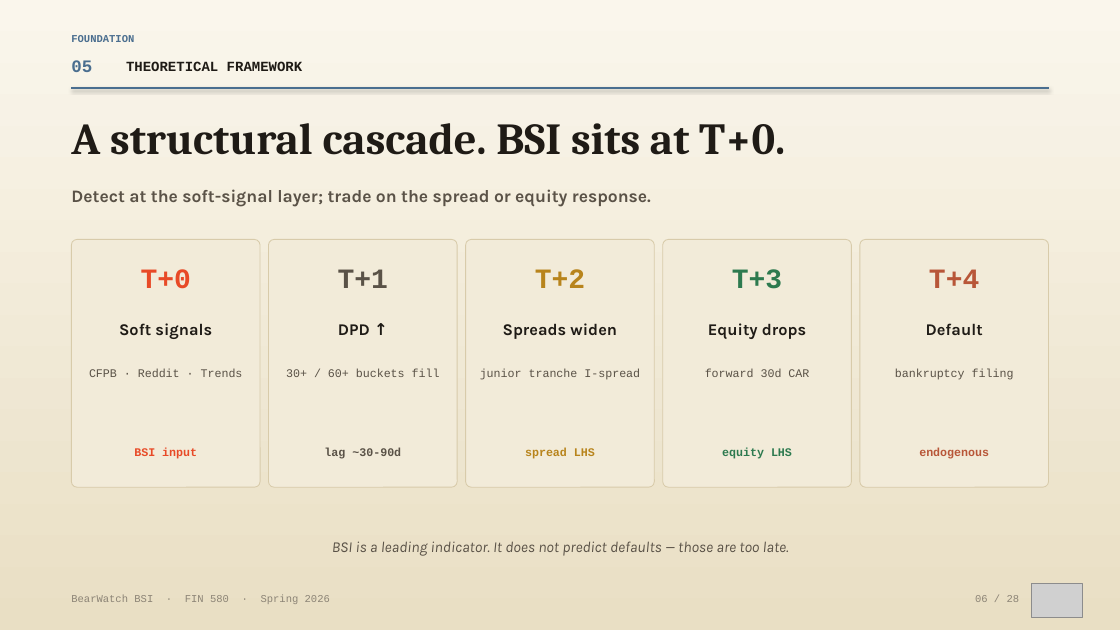
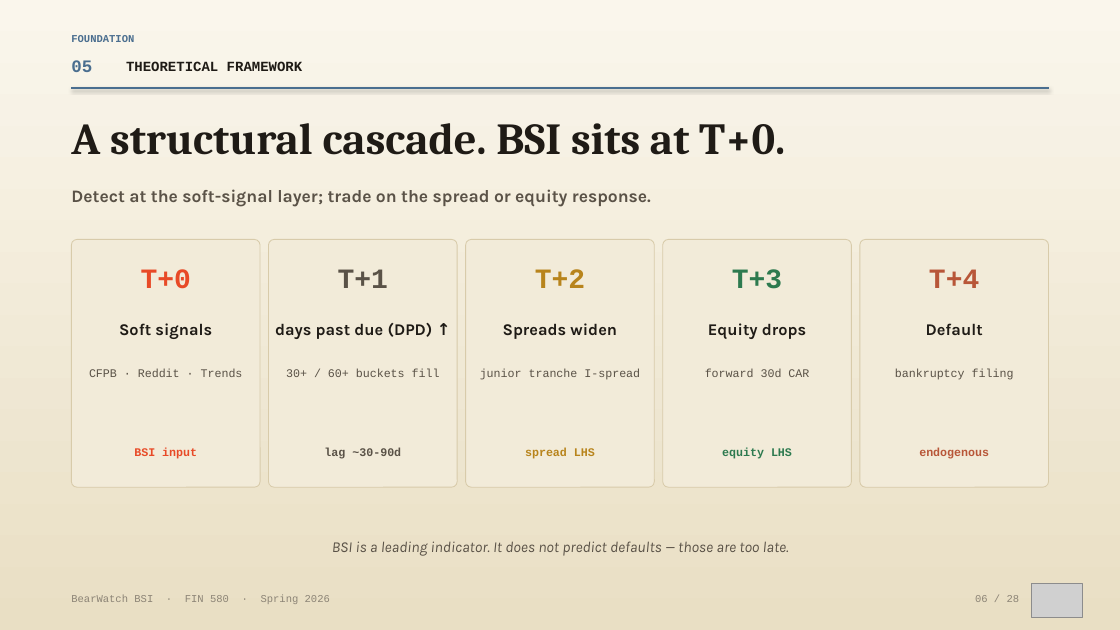
Before and after one commit to vermasidd1502/bnpl-trap, a slide deck: slide 6 of presentation/BearWatch_Research_Deck_FINAL.pptx. Drawn at 1120x630 pixels with LibreOffice and Linux fonts; fonts in the diff are those of the drawing; grey boxes stand for pictures. Boxes give left, top, right and bottom in pixels: in the first picture for what was removed or moved away, otherwise in the second. Text is boxed around its words. In the diff, an @@ line names an element or a change of style, - is before the commit and + after.

```diff
--- a/presentation/BearWatch_Research_Deck_FINAL.pptx
+++ b/presentation/BearWatch_Research_Deck_FINAL.pptx
@@ text at [275,323,433,339]: text changed @@
-DPD ↑
+days past due (DPD) ↑
```
Also in this commit, not shown: 10 other slides changed, 1 other file.
